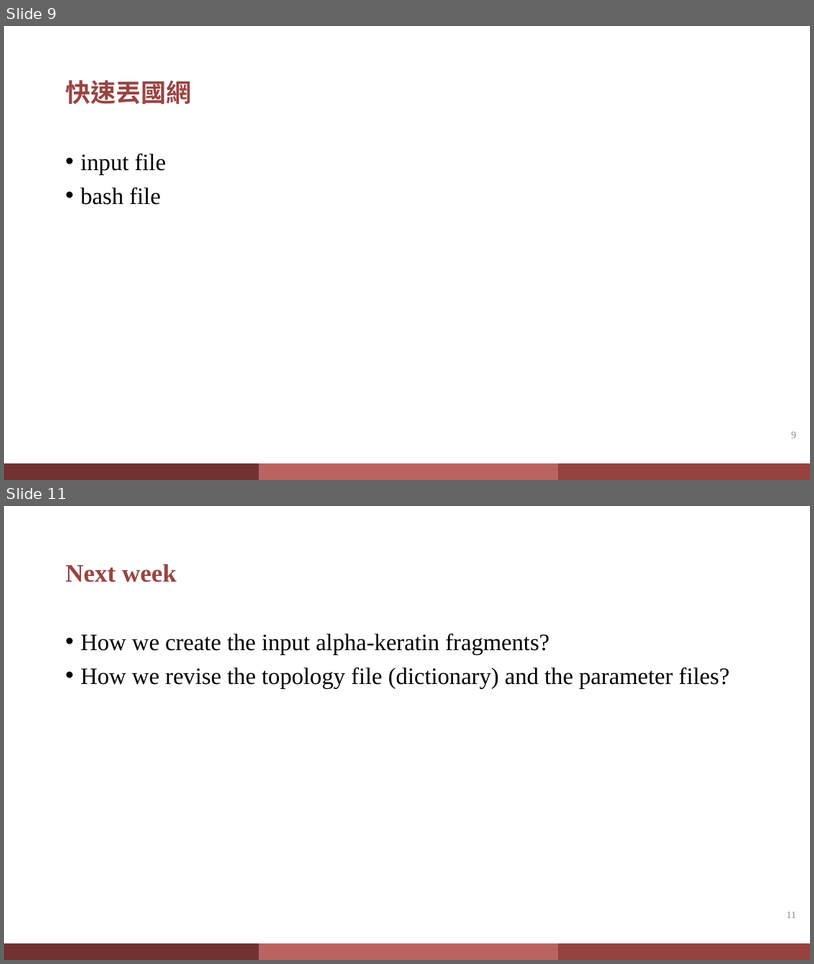
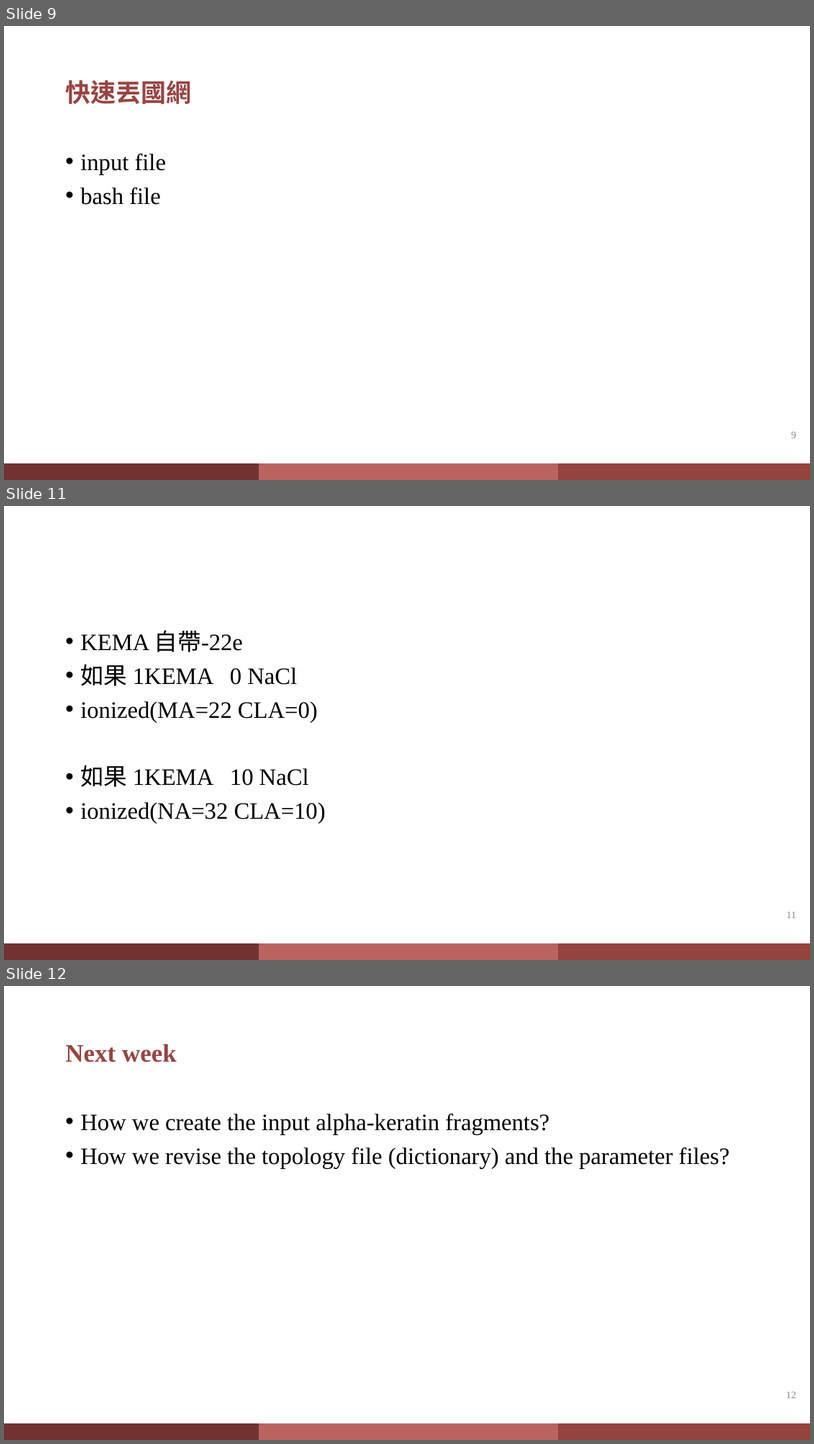
Before and after one commit to nivation/Tutorial4JiaHong, a slide deck: Week3/2022_10_6.pptx. Shown one above the other, each under a label of ours: slides 9 and 11 before the commit, slides 9, 11 and 12 after it; the slides between them are not shown. The pictures are 814x964 and 814x1444 pixels, drawn with LibreOffice and Linux fonts; fonts in the diff are those of the drawing. Boxes give left, top, right and bottom in pixels: in the first picture for what was removed or moved away, otherwise in the second. Text is boxed around its words. In the diff, an @@ line names an element or a change of style, - is before the commit and + after.

```diff
--- a/Week3/2022_10_6.pptx
+++ b/Week3/2022_10_6.pptx
@@ slide 11 added at [4,506,810,960], background #FFFFFF; not listed: 3 template elements that a slide beside it also shows @@
@@ text added at [80,630,326,824], 28 pt, text #000000 @@
+• KEMA 自帶-22e
+• 如果 1KEMA 0 NaCl
+• ionized(MA=22 CLA=0)
+• 如果 1KEMA 10 NaCl
+• ionized(NA=32 CLA=10)
@@ page number added at [787,911,796,918], 12 pt, text #8C8C8C @@
+11
@@ what was slide 11 is now slide 12 @@
@@ page number at [787,1391,797,1398]: text changed @@
-11
+12
```
Also in this commit, not shown: 3 slides changed, 1 other file.
